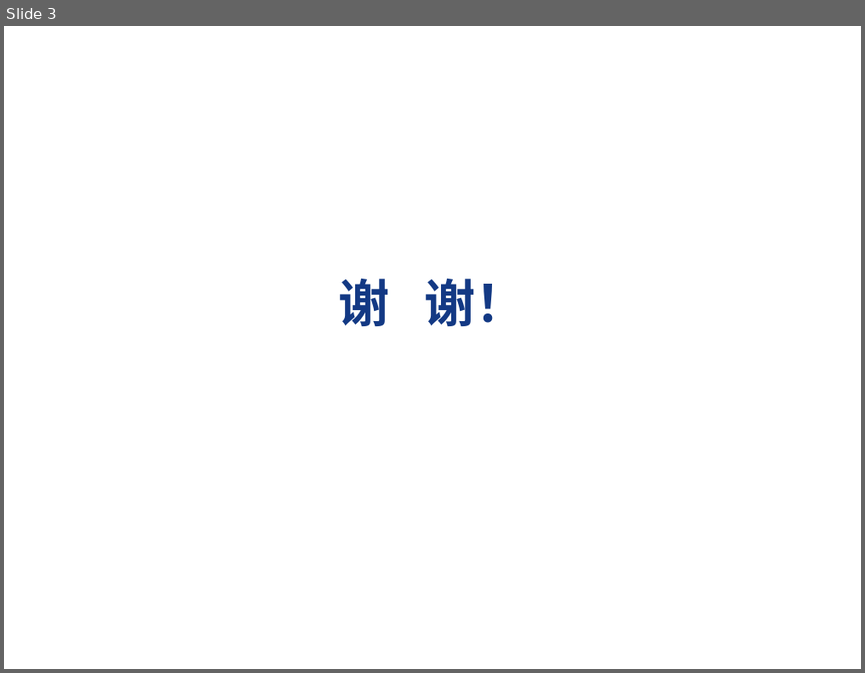
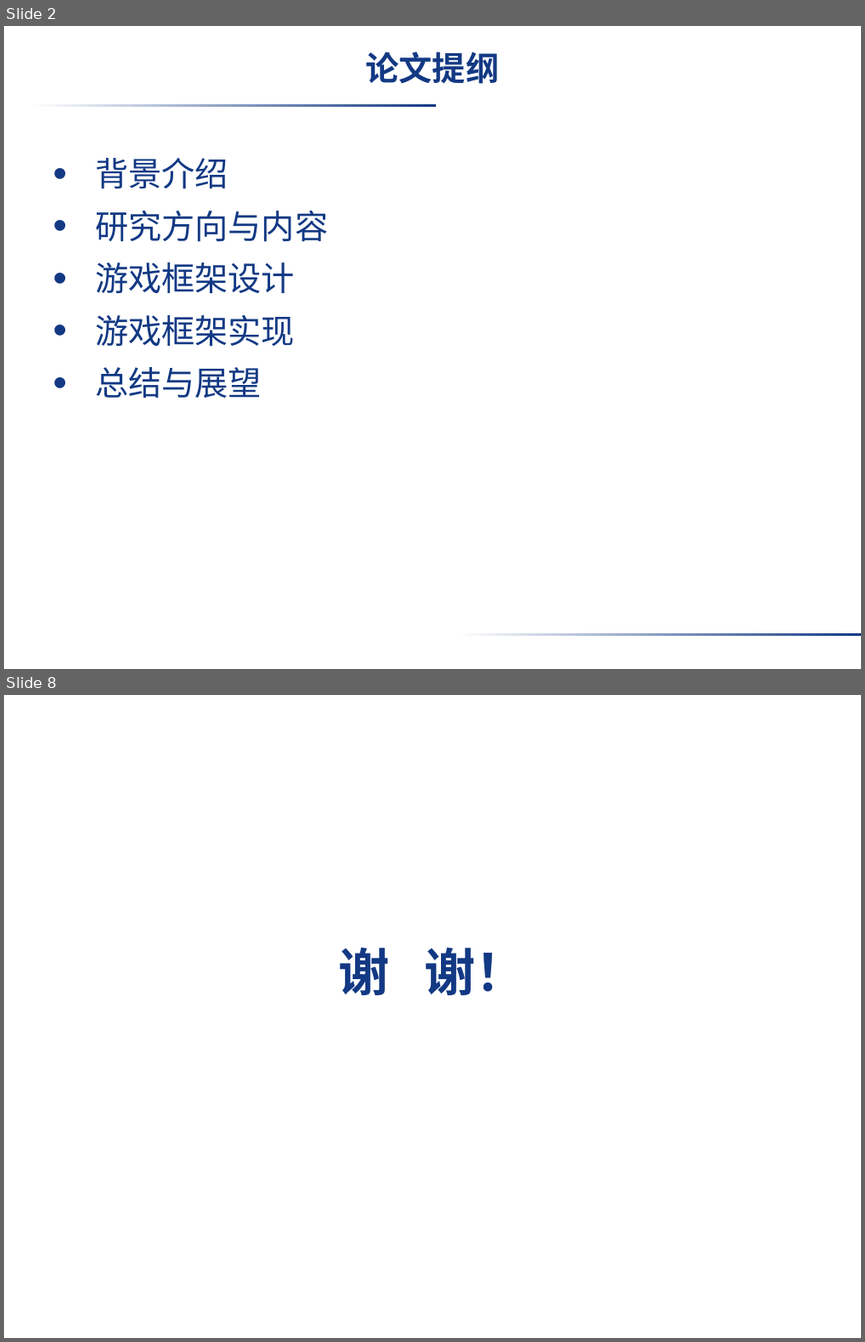
Before and after one commit to VirtuosWangH/Starling-Box2D-SiegeDuel, a slide deck: paper/学院模板/软件学院在职工程硕士答辩用PPT模板_1354065567253.ppt. Shown one above the other, each under a label of ours: slide 3 before the commit, slides 2 and 8 after it; the slides between them are not shown. The pictures are 865x673 and 865x1342 pixels, drawn with LibreOffice and Linux fonts; fonts in the diff are those of the drawing; background and template pictures are left out. Boxes give left, top, right and bottom in pixels: in the first picture for what was removed or moved away, otherwise in the second. Text is boxed around its words. In the diff, an @@ line names an element or a change of style, - is before the commit and + after.

```diff
--- a/paper/学院模板/软件学院在职工程硕士答辩用PPT模板_1354065567253.ppt
+++ b/paper/学院模板/软件学院在职工程硕士答辩用PPT模板_1354065567253.ppt
@@ slide 2 added at <box>4,26,861,669</box>, background picture (left out) @@
@@ title added at <box>366,52,500,84</box>, 28 pt, text #133984, bold @@
+论文提纲
@@ rectangle added at <box>30,104,435,107</box>, fill gradient #FFFFFF to #133984 @@
@@ text added at <box>95,158,328,397</box>, 28 pt, text #133984 @@
+• 背景介绍
+• 研究方向与内容
+• 游戏框架设计
+• 游戏框架实现
+• 总结与展望
@@ rectangle added at <box>456,633,861,635</box>, fill gradient #FFFFFF to #133984 @@
@@ what was slide 3 is now slide 8 @@
```
Also in this commit, not shown: 1 slide changed, 6 other slides added, 1 slide removed, 1 other file.
